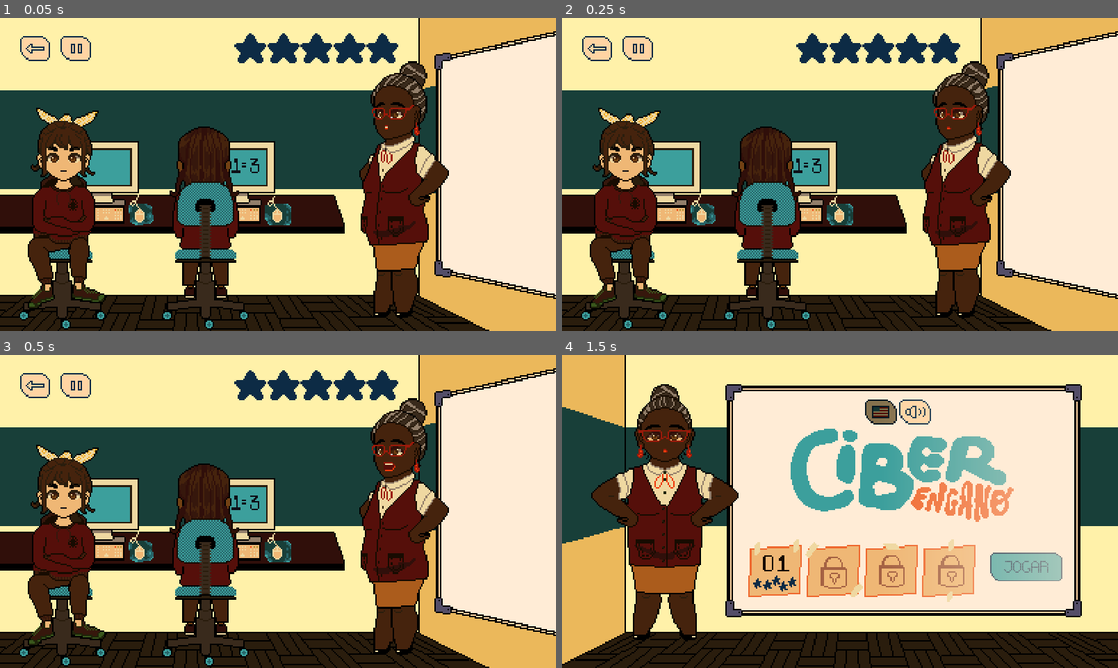
Above: before the commit, frames 1-4 (two rows, left to right).
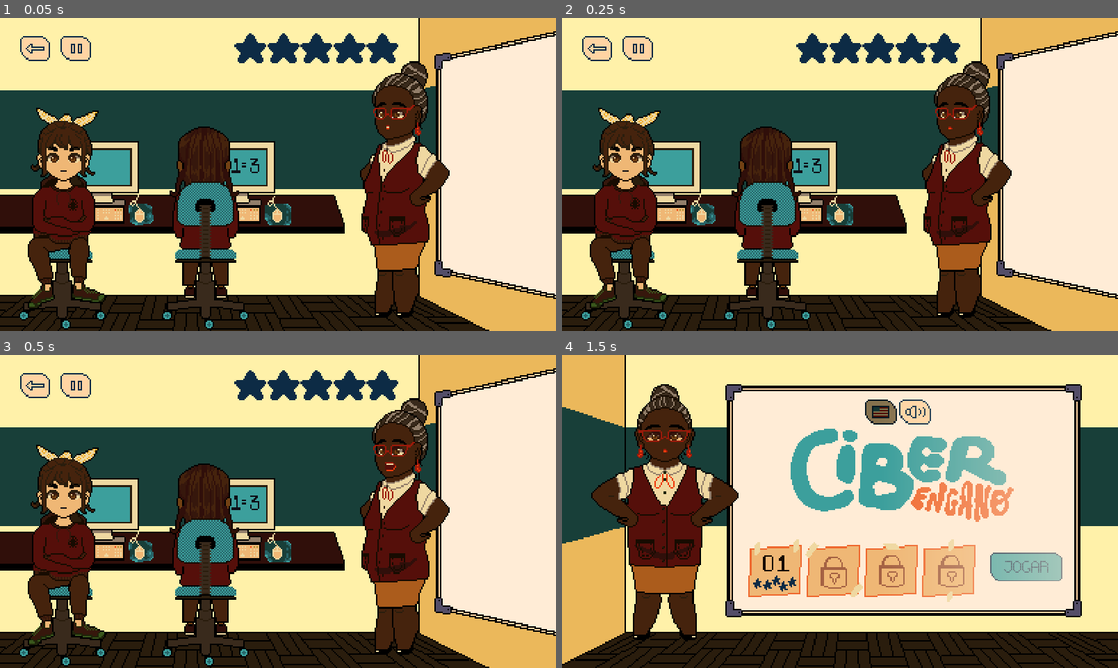
Above: after the commit, the same moments.

Repository: Haaarbo/CiberEngano
Game: Godot game, scene res://Scenes/Level1.tscn
The game is run twice, just before and just after one commit, with the same random seed, the same clock (stepped at 60 frames per second) and the same inputs. This scene is started directly instead of the project's main scene.
Inputs (mouse positions are in pixels of both pictures, inside the frame that each line leads up to):
- Up to frame 1 (0.05 s): no input
- Up to frame 2 (0.25 s): no input
- Up to frame 3 (0.5 s): no input
- Up to frame 4 (1.5 s): click (595, 386) at 0.5 s; click (878, 411) at 1.25 s

The runs differ from the first frame. In frame 1, 1.6% of the frame differs, in the area x 64-81%, y 13-96%; in frame 2, 1.6%; in frame 3, 1.6%; in frame 4, nothing differs.

Commit message:
som de clique ajustado

Diff:
--- /dev/null
+++ b/Ciberengano/Autoloads/ClickSound.tscn
@@ -0,0 +1,11 @@
+[gd_scene load_steps=3 format=2]
+
+[ext_resource path="res://Assets/SFX/Click.mp3" type="AudioStream" id=1]
+[ext_resource path="res://Scripts/ClickSound.gd" type="Script" id=2]
+
+[node name="ClickSound" type="Control"]
+script = ExtResource( 2 )
+
+[node name="ClickSound" type="AudioStreamPlayer" parent="."]
+stream = ExtResource( 1 )
+bus = "SFX"
--- a/Ciberengano/Scenes/Game.tscn
+++ b/Ciberengano/Scenes/Game.tscn
@@ -63,7 +63,7 @@
 "_edit_group_": true
 }
 
-[node name="ReturnButton" type="TextureButton" parent="ButtonsContainer"]
+[node name="ReturnButton" type="TextureButton" parent="ButtonsContainer" groups=["Button"]]
 pause_mode = 2
 margin_right = 105.0
 margin_bottom = 85.0
@@ -77,7 +77,7 @@
 margin_bottom = 85.0
 custom_styles/panel = SubResource( 1 )
 
-[node name="PlayButton" type="TextureButton" parent="ButtonsContainer/PlayPause"]
+[node name="PlayButton" type="TextureButton" parent="ButtonsContainer/PlayPause" groups=["Button"]]
 pause_mode = 2
 margin_right = 105.0
 margin_bottom = 85.0
@@ -85,7 +85,7 @@
 texture_pressed = ExtResource( 13 )
 texture_hover = ExtResource( 17 )
 
-[node name="PauseButton" type="TextureButton" parent="ButtonsContainer/PlayPause"]
+[node name="PauseButton" type="TextureButton" parent="ButtonsContainer/PlayPause" groups=["Button"]]
 margin_right = 105.0
 margin_bottom = 85.0
 texture_normal = ExtResource( 10 )
@@ -175,6 +175,10 @@
 min_timer = 0.1
 max_timer = 10.0
 
+[node name="LoseCheckTimer" type="Timer" parent="."]
+wait_time = 0.8
+one_shot = true
+
 [connection signal="pressed" from="ButtonsContainer/ReturnButton" to="." method="_on_ReturnButton_pressed"]
 [connection signal="pressed" from="ButtonsContainer/PlayPause/PlayButton" to="." method="_on_PlayButton_pressed"]
 [connection signal="pressed" from="ButtonsContainer/PlayPause/PauseButton" to="." method="_on_PauseButton_pressed"]
--- /dev/null
+++ b/Ciberengano/Scenes/GameOver.tscn
@@ -0,0 +1,31 @@
+[gd_scene load_steps=8 format=2]
+
+[ext_resource path="res://Assets/UI/lose/1.png" type="Texture" id=1]
+[ext_resource path="res://Scripts/GameOver.gd" type="Script" id=2]
+[ext_resource path="res://Assets/UI/lose/2.png" type="Texture" id=3]
+[ext_resource path="res://Assets/UI/lose/3.png" type="Texture" id=4]
+[ext_resource path="res://Assets/UI/lose/5.png" type="Texture" id=5]
+[ext_resource path="res://Assets/UI/lose/4.png" type="Texture" id=6]
+
+[sub_resource type="SpriteFrames" id=1]
+animations = [ {
+"frames": [ ExtResource( 1 ), ExtResource( 3 ), ExtResource( 4 ), ExtResource( 6 ), ExtResource( 5 ) ],
+"loop": false,
+"name": "lose",
+"speed": 5.0
+} ]
+
+[node name="GameOver" type="CanvasLayer"]
+script = ExtResource( 2 )
+
+[node name="Background" type="ColorRect" parent="."]
+light_mask = 512
+margin_right = 1920.0
+margin_bottom = 1080.0
+color = Color( 0, 0, 0, 0.247059 )
+
+[node name="Paper" type="AnimatedSprite" parent="."]
+position = Vector2( 960, 540 )
+frames = SubResource( 1 )
+animation = "lose"
+speed_scale = 0.5
--- a/Ciberengano/Scenes/MainMenu.tscn
+++ b/Ciberengano/Scenes/MainMenu.tscn
@@ -213,7 +213,7 @@
 position = Vector2( 1174, 415 )
 texture = ExtResource( 55 )
 
-[node name="PtBrButton" type="TextureButton" parent="."]
+[node name="PtBrButton" type="TextureButton" parent="." groups=["Button"]]
 margin_left = 1046.0
 margin_top = 154.0
 margin_right = 1156.0
@@ -222,7 +222,7 @@
 texture_pressed = ExtResource( 16 )
 texture_hover = ExtResource( 5 )
 
-[node name="EnUsButton" type="TextureButton" parent="."]
+[node name="EnUsButton" type="TextureButton" parent="." groups=["Button"]]
 margin_left = 1046.0
 margin_top = 154.0
 margin_right = 1156.0
@@ -241,7 +241,7 @@
 "_edit_group_": true
 }
 
-[node name="Level1Button" type="TextureButton" parent="LevelsContainer"]
+[node name="Level1Button" type="TextureButton" parent="LevelsContainer" groups=["Button"]]
 margin_right = 200.0
 margin_bottom = 215.0
 rect_min_size = Vector2( 200, 215 )
@@ -260,7 +260,7 @@
 margin_bottom = 40.0
 texture = ExtResource( 23 )
 
-[node name="Level2Button" type="TextureButton" parent="LevelsContainer"]
+[node name="Level2Button" type="TextureButton" parent="LevelsContainer" groups=["Button"]]
 margin_left = 200.0
 margin_right = 400.0
 margin_bottom = 215.0
@@ -281,7 +281,7 @@
 margin_bottom = 40.0
 texture = ExtResource( 23 )
 
-[node name="Level3Button" type="TextureButton" parent="LevelsContainer"]
+[node name="Level3Button" type="TextureButton" parent="LevelsContainer" groups=["Button"]]
 margin_left = 400.0
 margin_right = 600.0
 margin_bottom = 215.0
@@ -302,7 +302,7 @@
 margin_bottom = 40.0
 texture = ExtResource( 23 )
 
-[node name="InfiniteButton" type="TextureButton" parent="LevelsContainer"]
+[node name="InfiniteButton" type="TextureButton" parent="LevelsContainer" groups=["Button"]]
 margin_left = 600.0
 margin_right = 800.0
 margin_bottom = 215.0
@@ -343,7 +343,7 @@
 "_edit_group_": true
 }
 
-[node name="StartButton" parent="ButtonsContainer" instance=ExtResource( 7 )]
+[node name="StartButton" parent="ButtonsContainer" groups=["Button"] instance=ExtResource( 7 )]
 margin_right = 250.0
 margin_bottom = 100.0
 grow_horizontal = 0
@@ -353,7 +353,7 @@
 text = "JOGAR"
 translation_key = "START_BUTTON"
 
-[node name="SettingsButton" type="TextureButton" parent="."]
+[node name="SettingsButton" type="TextureButton" parent="." groups=["Button"]]
 margin_left = 1165.0
 margin_top = 154.0
 margin_right = 1275.0
--- a/Ciberengano/Scenes/SettingsMenu.tscn
+++ b/Ciberengano/Scenes/SettingsMenu.tscn
@@ -250,7 +250,7 @@
 custom_fonts/font = SubResource( 1 )
 text = "100"
 
-[node name="SaveButton" type="TextureButton" parent="Interface"]
+[node name="SaveButton" type="TextureButton" parent="Interface" groups=["Button"]]
 margin_left = 640.0
 margin_top = 185.0
 margin_right = 745.0
--- a/Ciberengano/Scenes/Teacher.tscn
+++ b/Ciberengano/Scenes/Teacher.tscn
@@ -68,6 +68,7 @@
 [ext_resource path="res://Assets/Animations/TeacherIdle/step/1.png" type="Texture" id=66]
 [ext_resource path="res://Assets/Animations/TeacherIdle/arm/1.png" type="Texture" id=67]
 [ext_resource path="res://Assets/Animations/TeacherIdle/blinking/1.png" type="Texture" id=68]
+[ext_resource path="res://Scripts/Teacher.gd" type="Script" id=69]
 
 [sub_resource type="SpriteFrames" id=1]
 animations = [ {
@@ -102,7 +103,7 @@
 "speed": 5.0
 }, {
 "frames": [ ExtResource( 66 ), ExtResource( 56 ) ],
-"loop": false,
+"loop": true,
 "name": "idle_step",
 "speed": 5.0
 }, {
@@ -138,9 +139,10 @@
 } ]
 
 [node name="Teacher" type="Area2D"]
+script = ExtResource( 69 )
 
 [node name="AnimatedSprite" type="AnimatedSprite" parent="."]
-position = Vector2( 960, 540 )
+position = Vector2( 964, 540 )
 frames = SubResource( 1 )
 animation = "drinking_start"
 frame = 4
--- a/Ciberengano/Scenes/Win.tscn
+++ b/Ciberengano/Scenes/Win.tscn
@@ -1,3 +1,7 @@
 [gd_scene format=2]
 
 [node name="Win" type="CanvasLayer"]
+
+[node name="ColorRect" type="ColorRect" parent="."]
+margin_right = 1920.0
+margin_bottom = 1080.0
--- /dev/null
+++ b/Ciberengano/Scripts/ClickSound.gd
@@ -0,0 +1,32 @@
+extends Node
+
+onready var click_sound = $ClickSound
+var current_first_button_node
+var all_nodes_in_current_scene = []
+
+func _ready():
+	current_first_button_node = get_buttons()
+	click_sound.autoplay = false
+
+func _process(delta):
+	if current_first_button_node != get_tree().get_first_node_in_group("Button"):
+		current_first_button_node = get_buttons()
+	check_pressed_buttons()
+#	if get_tree().get_first_node_in_group("Button") is not
+
+func get_buttons() -> Node:
+	all_nodes_in_current_scene = get_tree().get_nodes_in_group("Button")
+	for button in all_nodes_in_current_scene:
+		print("Nó encontrado na cena:", button.name, "(Tipo:", button.get_class(), ")")
+	return get_tree().get_first_node_in_group("Button")
+
+func check_pressed_buttons():
+	for button in all_nodes_in_current_scene:
+		if button.pressed:
+			play_sound()
+			button.pressed = false
+
+func play_sound():
+	if not click_sound.playing:
+		click_sound.play()
+	print('Pressed')
--- a/Ciberengano/Scripts/Game.gd
+++ b/Ciberengano/Scripts/Game.gd
@@ -6,19 +6,27 @@
 onready var player = get_node("Player")
 onready var teacher_timer = get_node("TeacherTimer")
 onready var wait_timer = get_node("WaitTimer")
+#Nó do timer para ver se perdeu ou não
+onready var lose_timer = get_node("LoseCheckTimer")
 
 onready var pause_button = $ButtonsContainer/PlayPause/PauseButton
 onready var play_button = $ButtonsContainer/PlayPause/PlayButton
 
+#instanciação de GameOver
+#var PackedScene game_over_scene = preload("res://Scenes/GameOver.tscn")
 
 var teacher_sprite: Node
 var student_sprite: Node
 var teacher_animation_list := ["drinking_start", "walking_to_student", "walking_to_whiteboard"]
 var teacher_idle_animation_list := ["idle_arm", "idle_blinking", "idle_step", "idle_talking"]
+#Animações que o jogador pode perder:
+var lose_animation_list := teacher_idle_animation_list + ["walking_to_student", "returning_from_whiteboard"]
 var all_animation_list := teacher_animation_list + teacher_idle_animation_list
 var current_animation := _get_random_animation(teacher_idle_animation_list)
 
 func _ready() -> void:
+	print("isPlaying: ", player.isPlaying)
+
 	teacher_sprite = teacher.get_node("AnimatedSprite")
 	student_sprite = student.get_node("AnimatedSprite")
 
@@ -26,14 +34,22 @@
 	student_sprite.play("idle")
 	teacher_timer.connect("timeout", self, "_on_teacher_timer_timeout")
 	wait_timer.connect("timeout", self, "_on_wait_timer_timeout")
+	lose_timer.connect("timeout", self, "_on_lose_timer_timeout")
+
 	teacher_timer.start_random()
 
 	#inicia com o botão de play sem estar visível
 	play_button.visible = false
 
+func _process(delta) -> void:
+	if player.isPlaying and current_animation in lose_animation_list:
+		if lose_timer.is_stopped():
+			lose_timer.start()
+	else:
+		if not lose_timer.is_stopped():
+			lose_timer.stop()
 
 #Animações
-
 func _on_teacher_timer_timeout() -> void:
 	if teacher_sprite.is_connected("animation_finished", self, "_on_teacher_wait_animation_finished"):
 		teacher_sprite.disconnect("animation_finished", self, "_on_teacher_wait_animation_finished")
@@ -64,6 +80,14 @@
 
 
 func _on_teacher_writing_in_whiteboard_finished() -> void:
+	if teacher_sprite.is_connected("animation_finished", self, "_on_teacher_writing_in_whiteboard_finished"):
+		teacher_sprite.disconnect("animation_finished", self, "_on_teacher_writing_in_whiteboard_finished")
+	# Avança para a próxima animação (voltar do quadro para a posição original)
+	var _a = teacher_timer.connect("timeout", self, "_on_teacher_timer_timeout")
+	var _b = teacher_sprite.connect("animation_finished", self, "_on_teacher_wait_animation_finished")
+
+	# Você pode querer reiniciar o timer ou conectar ao próximo passo
+	teacher_timer.start_random()
 	pass
 
 
@@ -114,6 +138,12 @@
 	var random_index = randi() % filtered_animations.size()
 	return filtered_animations[random_index]
 
+func _on_lose_timer_timeout():
+	if player.isPlaying and current_animation in lose_animation_list:
+		teacher_sprite.play("angry")
+		yield(teacher_sprite, "animation_finished") #espera a animação acabar
+		get_tree().change_scene("res://Scenes/GameOver.tscn") # substitua com o caminho correto
+		#add_child(game_over_scene)
 
 #Botões
 
--- /dev/null
+++ b/Ciberengano/Scripts/GameOver.gd
@@ -0,0 +1,19 @@
+extends CanvasLayer
+
+var toque_contador := 0
+onready var paper_sprite := $Paper
+
+func _ready():
+	paper_sprite.playing = false
+
+func _input(event):
+	if event.is_action_pressed("ui_accept") or (event is InputEventMouseButton and event.pressed):
+		toque_contador += 1
+
+		if toque_contador == 1:
+			print("Primeiro toque - tocando animação")
+			paper_sprite.play("lose") # Troque pelo nome real da animação
+
+		elif toque_contador == 2:
+			print("Segundo toque - indo para MainMenu")
+			get_tree().change_scene("res://Scenes/MainMenu.tscn")
--- a/Ciberengano/Scripts/MainMenu.gd
+++ b/Ciberengano/Scripts/MainMenu.gd
@@ -54,6 +54,7 @@
 
 
 func _on_StartButton_pressed() -> void:
+	ClickSound.play_sound()
 	var _level = _get_focused_button()
 	if !_level: return
 	var _level_number = _extract_level_number(_level)
--- a/Ciberengano/Scripts/Player.gd
+++ b/Ciberengano/Scripts/Player.gd
@@ -4,8 +4,10 @@
 var progress_value : float = 0.0
 var max_progress : float = 1.0
 var fill_speed : float = 0.1  # Ajuste para controlar a velocidade do preenchimento das estrelas
+#Variável para verificar se está ou não jogando
+var isPlaying := false
 
-# Stars Array
+# Stars
 onready var stars = []
 onready var current_star = 0
 
@@ -19,13 +21,15 @@
 func _process(delta):
 	if Input.is_action_pressed("Play"):
 		$AnimatedSprite.play("action")
-
+		isPlaying = true
 		if current_star <= 4:
 			fill_stars()
 		else:
 			get_tree().change_scene("res://Scenes/MainMenu.tscn")
 	else:
 		$AnimatedSprite.play("idle")
+		isPlaying = false
+
 
 func fill_stars():
 	stars[current_star].value += 10
--- a/Ciberengano/project.godot
+++ b/Ciberengano/project.godot
@@ -19,6 +19,7 @@
 Music="*res://Autoloads/Music.tscn"
 Settings="*res://Autoloads/Settings.gd"
 Save="*res://Autoloads/Save.gd"
+ClickSound="*res://Autoloads/ClickSound.tscn"
 
 [display]
 
@@ -30,6 +31,7 @@
 [global]
 
 size=false
+Autoloads=false
 
 [gui]
 
Not shown: 1 places in Ciberengano/Scenes/Teacher.tscn that only renumber resources
Not shown, added: Ciberengano/Assets/SFX/Click.mp3
Not shown, added: Ciberengano/Assets/SFX/Teclando.mp3
